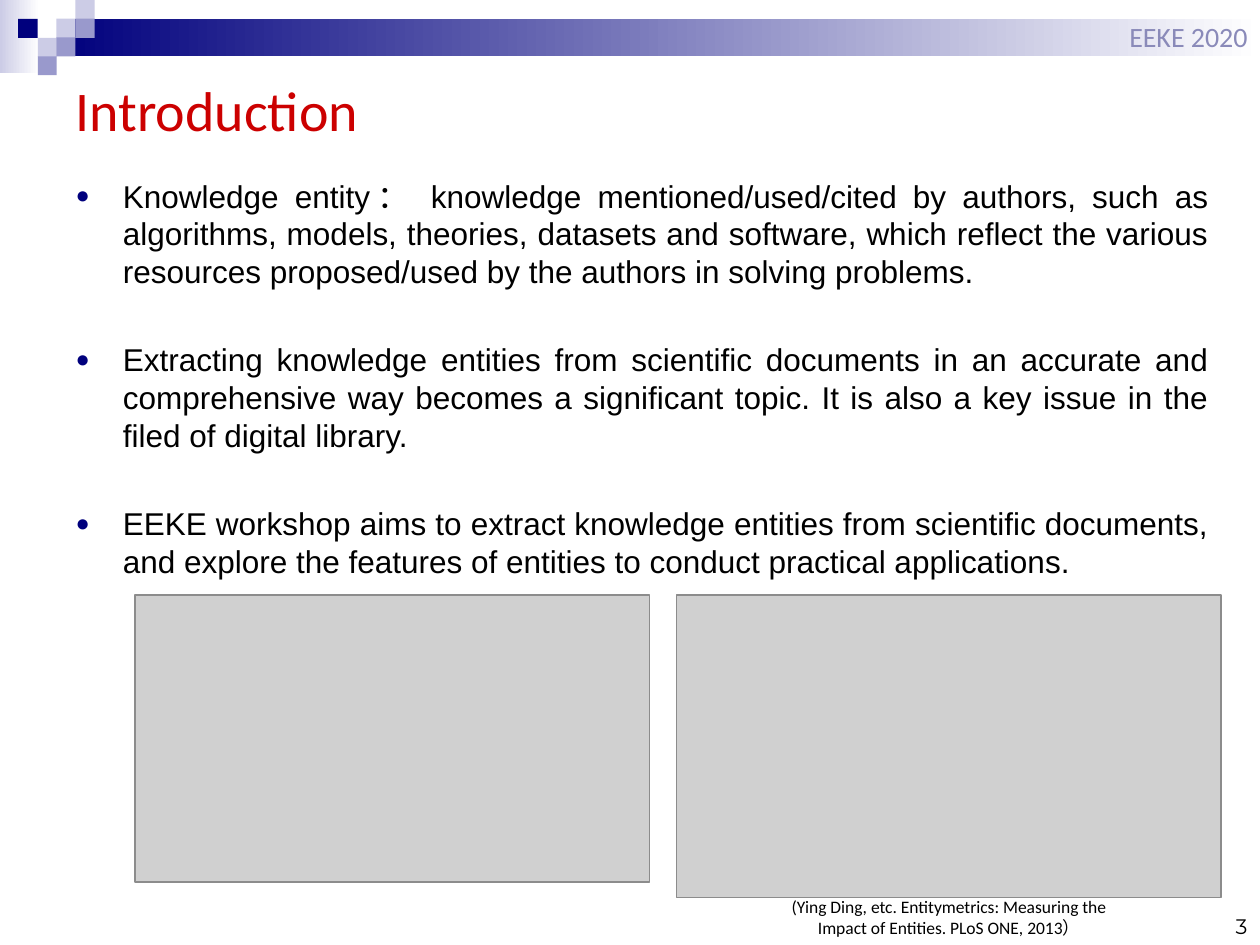
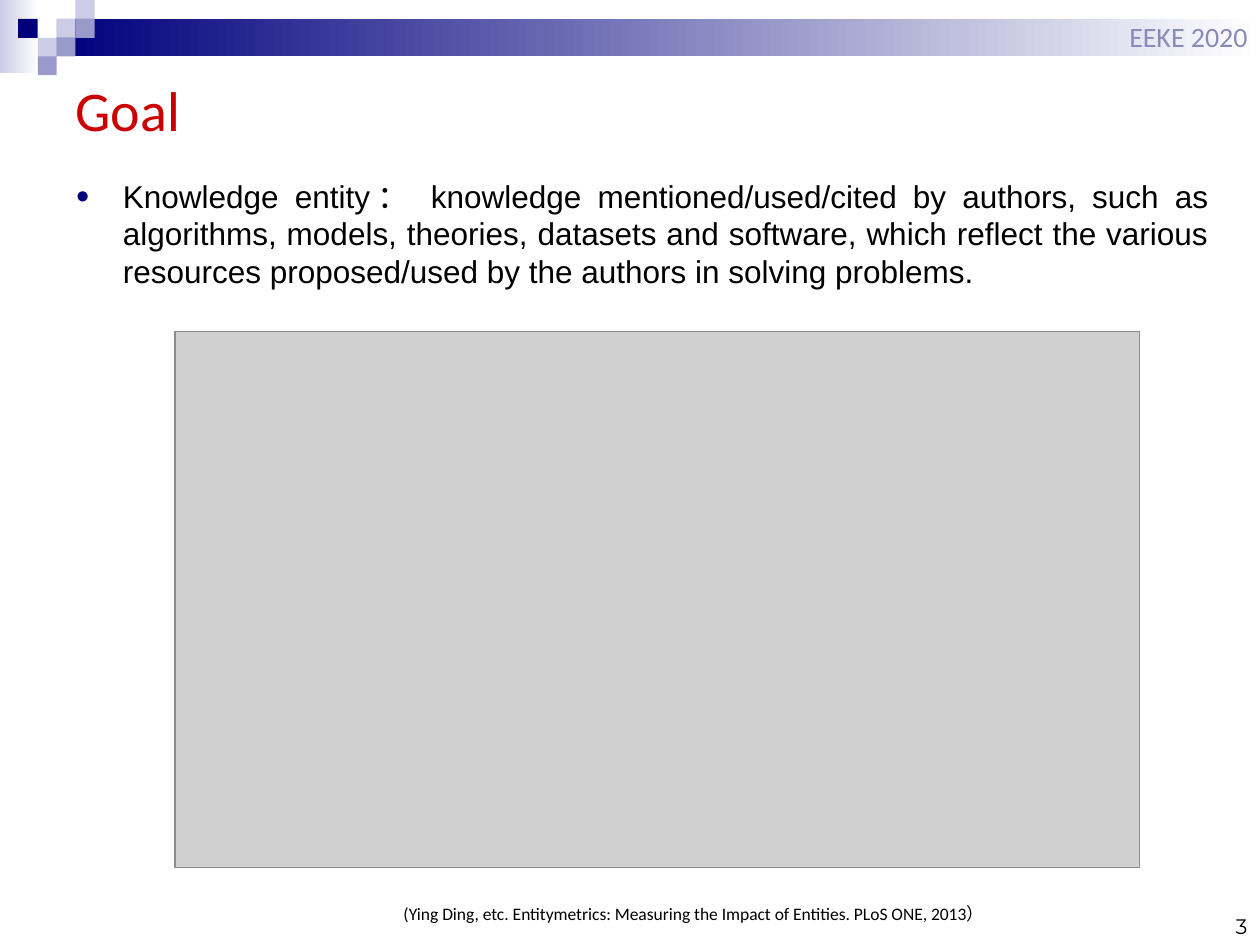
Before and after one commit to EEKE2020/EEKE2020.github.io, a slide deck: slide 3 of slides/eeke2020_intro.pptx. Drawn at 1260x945 pixels with LibreOffice and Linux fonts; fonts in the diff are those of the drawing; grey boxes stand for pictures. Boxes give left, top, right and bottom in pixels: in the first picture for what was removed or moved away, otherwise in the second. Text is boxed around its words. In the diff, an @@ line names an element or a change of style, - is before the commit and + after.

```diff
--- a/slides/eeke2020_intro.pptx
+++ b/slides/eeke2020_intro.pptx
@@ title at box(76, 92, 181, 132): text changed @@
-Introduction
+Goal
@@ text at box(123, 348, 1208, 579): paragraphs removed @@
-● Extracting knowledge entities from scientific documents in an accurate and comprehensive way becomes a significant topic. It is also a key issue in the filed of digital library.
-● EEKE workshop aims to extract knowledge entities from scientific documents, and explore the features of entities to conduct practical applications.
@@ picture: place and size @@
-picture at box(677, 595, 1221, 897)
+picture at box(175, 331, 1139, 868)
@@ picture removed at box(135, 595, 649, 882) @@
@@ text "(Ying Ding, etc. Entitymetrics: Measuring ..." rewrapped from box(792, 900, 1106, 937) to box(403, 906, 984, 923) @@
```
Also in this commit, not shown: 8 other slides changed, 3 slides added.
